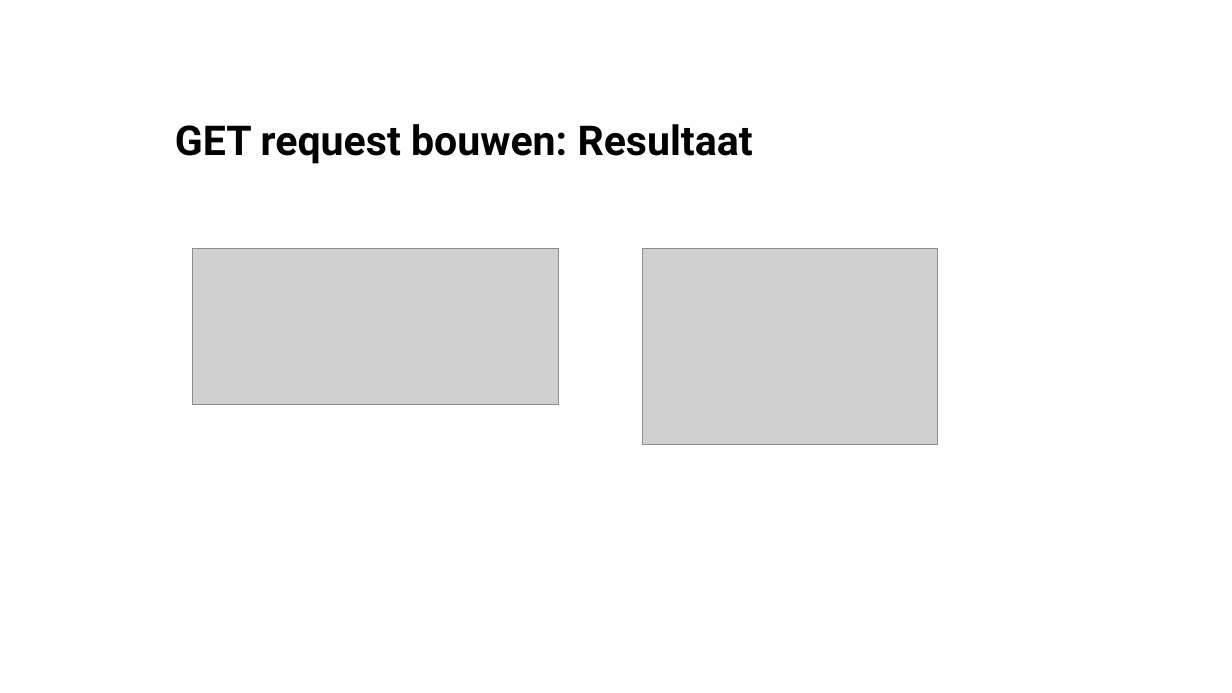
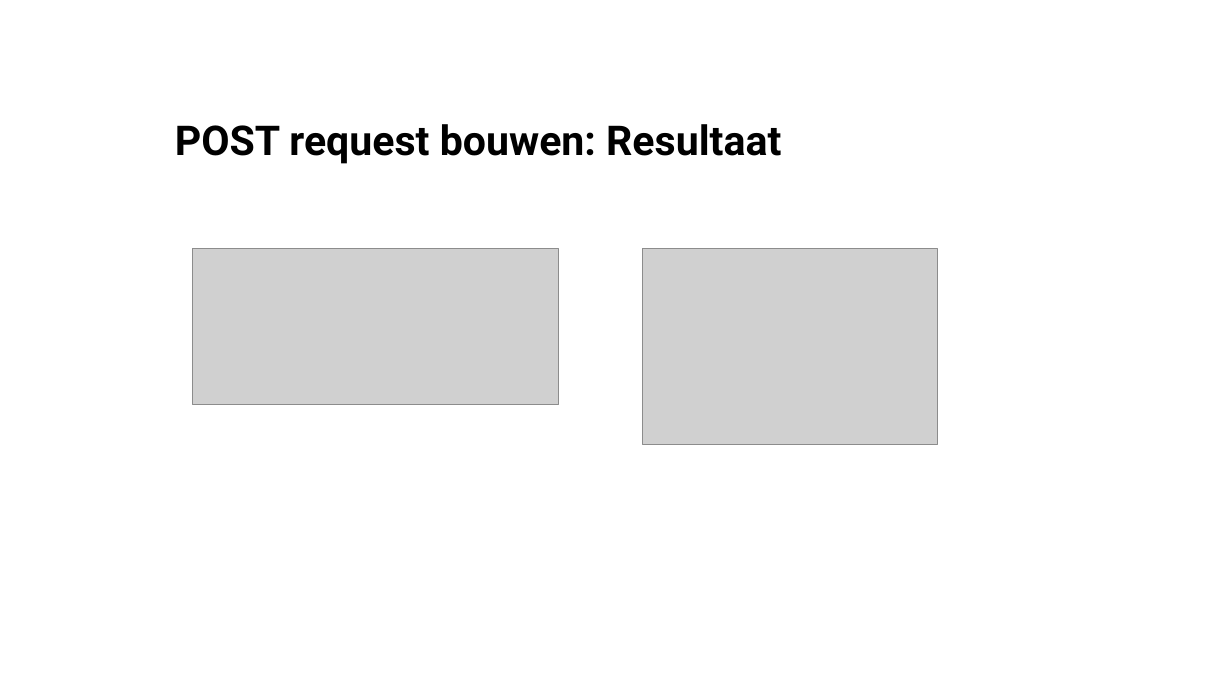
Before and after one commit to AlfaCollegeTeamICT/DIP1, a slide deck: slide 19 of FlaskLogin/FlaskLogin.pptx. Drawn at 1232x693 pixels with LibreOffice and Linux fonts; fonts in the diff are those of the drawing; grey boxes stand for pictures. Boxes give left, top, right and bottom in pixels: in the first picture for what was removed or moved away, otherwise in the second. Text is boxed around its words. In the diff, an @@ line names an element or a change of style, - is before the commit and + after.

Commit message:
Fixed spelling errors in presentation

```diff
--- a/FlaskLogin/FlaskLogin.pptx
+++ b/FlaskLogin/FlaskLogin.pptx
@@ title at (175,124,781,164): text changed @@
-GET request bouwen: Resultaat
+POST request bouwen: Resultaat
```
Also in this commit, not shown: 4 other slides changed.
